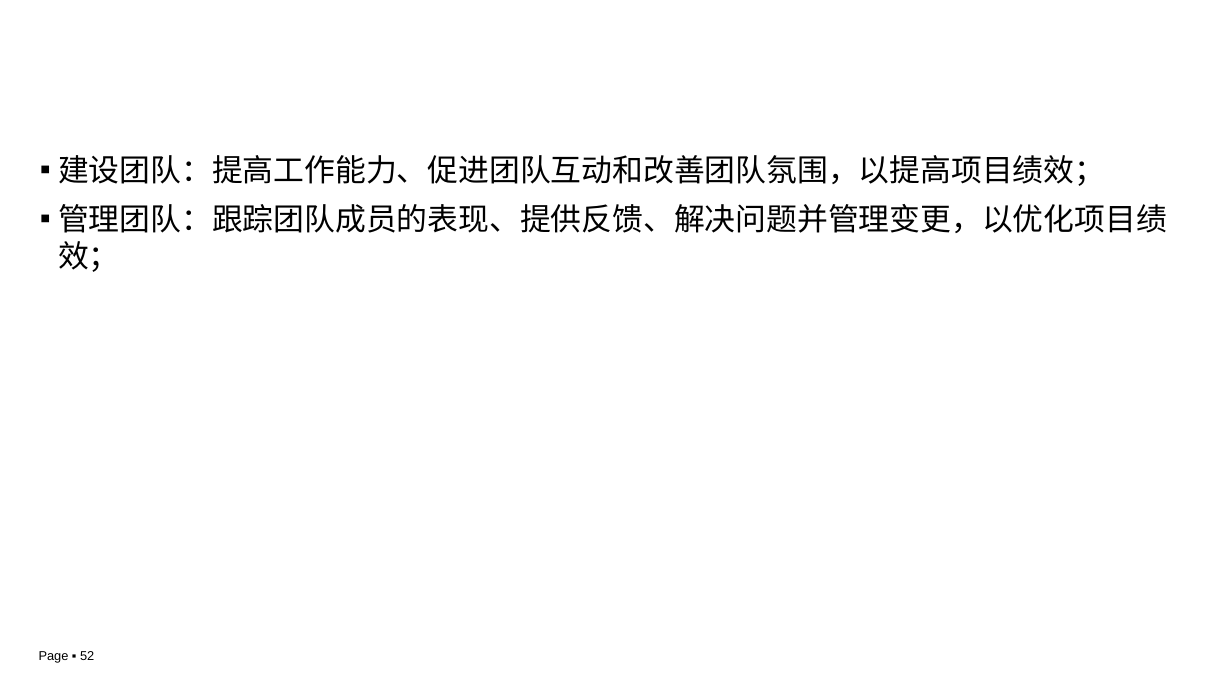
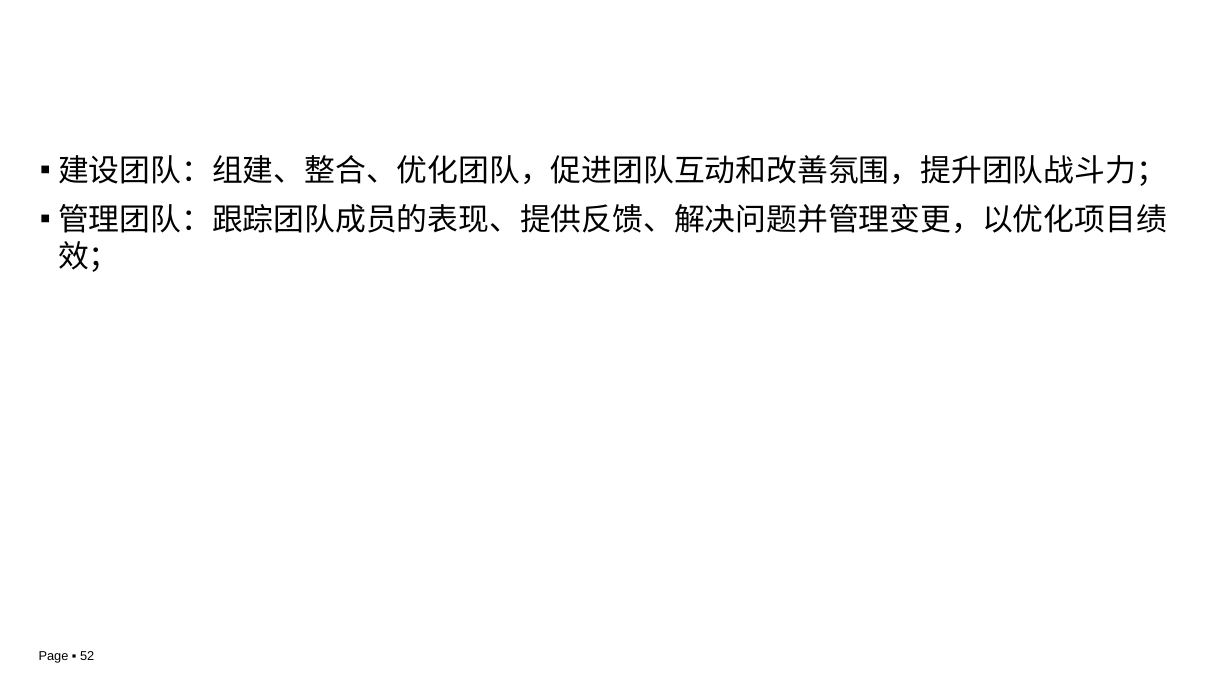
Before and after one commit to edu2act/course-IT-Project-Management, a slide deck: slide 52 of materials/slides/ch04.pptx. Drawn at 1232x693 pixels with LibreOffice and Linux fonts; fonts in the diff are those of the drawing; background and template pictures are left out. Boxes give left, top, right and bottom in pixels: in the first picture for what was removed or moved away, otherwise in the second. Text is boxed around its words. In the diff, an @@ line names an element or a change of style, - is before the commit and + after.

```diff
--- a/materials/slides/ch04.pptx
+++ b/materials/slides/ch04.pptx
@@ text at (58, 155, 1167, 186): text changed @@
-▪ 建设团队：提高工作能力、促进团队互动和改善团队氛围，以提高项目绩效；
+▪ 建设团队：组建、整合、优化团队，促进团队互动和改善氛围，提升团队战斗力；
```
Also in this commit, not shown: 7 other slides changed.
